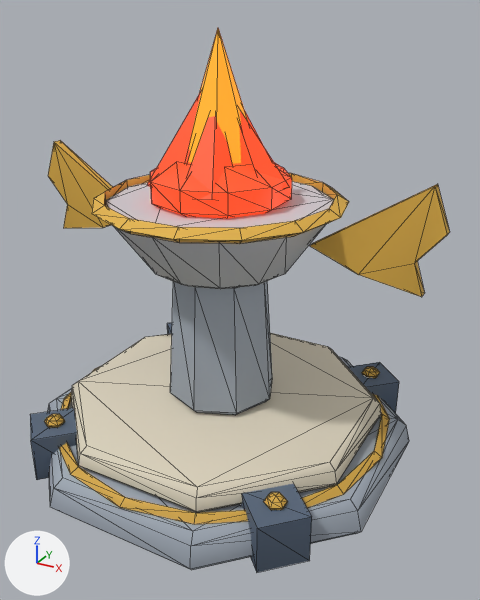
The glTF model assets/3d/tours/alliance-4.glb: old version first, new version second.
Before and after are seen from a camera (50 mm lens) standing at (0.662, -1.121, 0.912) and looking at (0.052, -0.012, 0.358). Arrows for +X, +Y and +Z are at lower left; the lights stay in place. The older version comes first. Mesh edges are drawn as thin lines. Where no turn or scale is listed for an object, it has been applied to the vertices. Vertices at exactly the same position are counted once.

Objects in the first picture: 'FeuMilieu', 'Flamme_lueur', 'alliance_4_peint'.
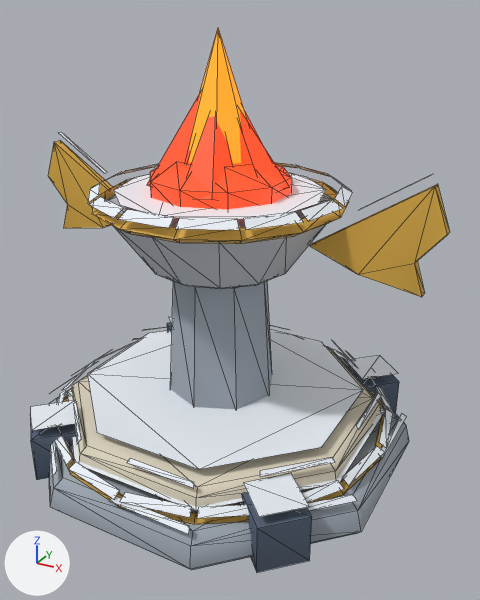
Changed parts and their boxes [x1, y1, x2, y2] in the pictures (480 x 600 px):
'alliance_4_peint', reshaped
    before: [30, 140, 450, 573]
    after: [30, 132, 450, 573]
part 1 of me_aile_1, added
    after: [59, 132, 432, 230]
part 2 of me_aile_1, added
    after: [31, 316, 406, 534]

The edits, one by one:
me_aile_1 is used by ob_alliance_4_peint; location (-0.2, 0.0, 0.5).
me_aile_1 had 370 vertices, 684 faces and spanned x -0.25..0.65, y -0.394..0.394, z -0.5..0.14.
me_aile_1 now has 646 vertices, 832 faces and spans x -0.25..0.65, y -0.394..0.394, z -0.5..0.159.
Part 1, on me_aile_1:
116 vertices are added at x -0.213..0.612, y -0.256..0.256, z -0.069..0.159.
64 new faces join them.
Part 2, on me_aile_1:
160 vertices are added at x -0.183..0.583, y -0.383..0.383, z -0.42..-0.359.
84 new faces join them.
